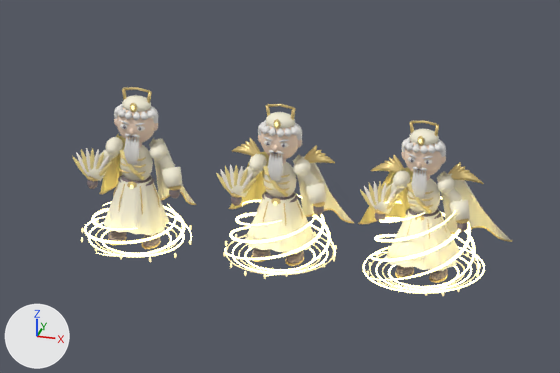
The Blender file assets/53.blend: old version first, new version second.
The view is the same before and after, from the file's camera 'Overview'. The lights are fixed; the arrows at lower left show +X, +Y and +Z. The older version comes first.

In view in the first picture: '53_T1_Spell_Geometry', '53_T1_Sun Immortal_Mesh', '53_T2_Spell_Geometry', '53_T2_Sun Immortal_Mesh', '53_T3_Spell_Geometry', '53_T3_Sun Immortal_Mesh'.
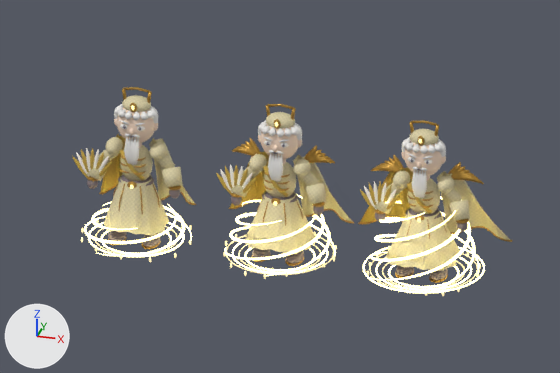
The change, as a list of edits to the scene's bpy script:
```text
Change mat_silk_f1e5b7:
    where n0 = _N.new('ShaderNodeBsdfPrincipled'); n0.name = 'Principled BSDF'
    remove n0.inputs[0].default_value = (0.945, 0.898, 0.718, 1.0)  # 'Base Color', pale yellow #f9f3dc
    add n2 = _N.new('ShaderNodeTexImage'); n2.name = 'Image Texture'
    add n2.image = img_weave_f1e5b7
    add n3 = _N.new('ShaderNodeTexImage'); n3.name = 'Image Texture.001'
    add n3.image = img_surface_normal_true
    add n4 = _N.new('ShaderNodeNormalMap'); n4.name = 'Normal Map'
    add n4.inputs[0].default_value = 0.28  # 'Strength'
    add _L.new(n2.outputs[0], n0.inputs[0])  # 'Color' to 'Base Color'
    add _L.new(n3.outputs[0], n4.inputs[1])  # 'Color' to 'Color'
    add _L.new(n4.outputs[0], n0.inputs[5])  # 'Normal' to 'Normal'
Change mat_accent_d8b448:
    where n0 = _N.new('ShaderNodeBsdfPrincipled'); n0.name = 'Principled BSDF'
    remove n0.inputs[0].default_value = (0.847, 0.706, 0.282, 1.0)  # 'Base Color', yellow #eddb91
    add n2 = _N.new('ShaderNodeTexImage'); n2.name = 'Image Texture'
    add n2.image = img_weave_d8b448
    add n3 = _N.new('ShaderNodeTexImage'); n3.name = 'Image Texture.001'
    add n3.image = img_surface_normal_true
    add n4 = _N.new('ShaderNodeNormalMap'); n4.name = 'Normal Map'
    add n4.inputs[0].default_value = 0.28  # 'Strength'
    add _L.new(n2.outputs[0], n0.inputs[0])  # 'Color' to 'Base Color'
    add _L.new(n3.outputs[0], n4.inputs[1])  # 'Color' to 'Color'
    add _L.new(n4.outputs[0], n0.inputs[5])  # 'Normal' to 'Normal'
Change mat_silk_f1e5b7_001:
    where n0 = _N.new('ShaderNodeBsdfPrincipled'); n0.name = 'Principled BSDF'
    remove n0.inputs[0].default_value = (0.945, 0.898, 0.718, 1.0)  # 'Base Color', pale yellow #f9f3dc
    add n2 = _N.new('ShaderNodeTexImage'); n2.name = 'Image Texture'
    add n2.image = img_weave_f1e5b7
    add n3 = _N.new('ShaderNodeTexImage'); n3.name = 'Image Texture.001'
    add n3.image = img_surface_normal_true
    add n4 = _N.new('ShaderNodeNormalMap'); n4.name = 'Normal Map'
    add n4.inputs[0].default_value = 0.28  # 'Strength'
    add _L.new(n2.outputs[0], n0.inputs[0])  # 'Color' to 'Base Color'
    add _L.new(n3.outputs[0], n4.inputs[1])  # 'Color' to 'Color'
    add _L.new(n4.outputs[0], n0.inputs[5])  # 'Normal' to 'Normal'
Change mat_accent_d8b448_001:
    where n0 = _N.new('ShaderNodeBsdfPrincipled'); n0.name = 'Principled BSDF'
    remove n0.inputs[0].default_value = (0.847, 0.706, 0.282, 1.0)  # 'Base Color', yellow #eddb91
    add n2 = _N.new('ShaderNodeTexImage'); n2.name = 'Image Texture'
    add n2.image = img_weave_d8b448
    add n3 = _N.new('ShaderNodeTexImage'); n3.name = 'Image Texture.001'
    add n3.image = img_surface_normal_true
    add n4 = _N.new('ShaderNodeNormalMap'); n4.name = 'Normal Map'
    add n4.inputs[0].default_value = 0.28  # 'Strength'
    add _L.new(n2.outputs[0], n0.inputs[0])  # 'Color' to 'Base Color'
    add _L.new(n3.outputs[0], n4.inputs[1])  # 'Color' to 'Color'
    add _L.new(n4.outputs[0], n0.inputs[5])  # 'Normal' to 'Normal'
Change mat_antique_gold_001:
    where n0 = _N.new('ShaderNodeBsdfPrincipled'); n0.name = 'Principled BSDF'
    remove n0.inputs[0].default_value = (0.788, 0.604, 0.247, 1.0)  # 'Base Color', yellow #e6cc88
    add n2 = _N.new('ShaderNodeTexImage'); n2.name = 'Image Texture'
    add n2.image = img_engraved_c99a3f
    add n3 = _N.new('ShaderNodeTexImage'); n3.name = 'Image Texture.001'
    add n3.image = img_surface_normal_false
    add n4 = _N.new('ShaderNodeNormalMap'); n4.name = 'Normal Map'
    add n4.inputs[0].default_value = 0.45  # 'Strength'
    add _L.new(n2.outputs[0], n0.inputs[0])  # 'Color' to 'Base Color'
    add _L.new(n3.outputs[0], n4.inputs[1])  # 'Color' to 'Color'
    add _L.new(n4.outputs[0], n0.inputs[5])  # 'Normal' to 'Normal'
Change mat_silk_f1e5b7_002:
    where n0 = _N.new('ShaderNodeBsdfPrincipled'); n0.name = 'Principled BSDF'
    remove n0.inputs[0].default_value = (0.945, 0.898, 0.718, 1.0)  # 'Base Color', pale yellow #f9f3dc
    add n2 = _N.new('ShaderNodeTexImage'); n2.name = 'Image Texture'
    add n2.image = img_weave_f1e5b7
    add n3 = _N.new('ShaderNodeTexImage'); n3.name = 'Image Texture.001'
    add n3.image = img_surface_normal_true
    add n4 = _N.new('ShaderNodeNormalMap'); n4.name = 'Normal Map'
    add n4.inputs[0].default_value = 0.28  # 'Strength'
    add _L.new(n2.outputs[0], n0.inputs[0])  # 'Color' to 'Base Color'
    add _L.new(n3.outputs[0], n4.inputs[1])  # 'Color' to 'Color'
    add _L.new(n4.outputs[0], n0.inputs[5])  # 'Normal' to 'Normal'
Change mat_accent_d8b448_002:
    where n0 = _N.new('ShaderNodeBsdfPrincipled'); n0.name = 'Principled BSDF'
    remove n0.inputs[0].default_value = (0.847, 0.706, 0.282, 1.0)  # 'Base Color', yellow #eddb91
    add n2 = _N.new('ShaderNodeTexImage'); n2.name = 'Image Texture'
    add n2.image = img_weave_d8b448
    add n3 = _N.new('ShaderNodeTexImage'); n3.name = 'Image Texture.001'
    add n3.image = img_surface_normal_true
    add n4 = _N.new('ShaderNodeNormalMap'); n4.name = 'Normal Map'
    add n4.inputs[0].default_value = 0.28  # 'Strength'
    add _L.new(n2.outputs[0], n0.inputs[0])  # 'Color' to 'Base Color'
    add _L.new(n3.outputs[0], n4.inputs[1])  # 'Color' to 'Color'
    add _L.new(n4.outputs[0], n0.inputs[5])  # 'Normal' to 'Normal'
Change mat_antique_gold_002:
    where n0 = _N.new('ShaderNodeBsdfPrincipled'); n0.name = 'Principled BSDF'
    remove n0.inputs[0].default_value = (0.788, 0.604, 0.247, 1.0)  # 'Base Color', yellow #e6cc88
    add n2 = _N.new('ShaderNodeTexImage'); n2.name = 'Image Texture'
    add n2.image = img_engraved_c99a3f
    add n3 = _N.new('ShaderNodeTexImage'); n3.name = 'Image Texture.001'
    add n3.image = img_surface_normal_false
    add n4 = _N.new('ShaderNodeNormalMap'); n4.name = 'Normal Map'
    add n4.inputs[0].default_value = 0.45  # 'Strength'
    add _L.new(n2.outputs[0], n0.inputs[0])  # 'Color' to 'Base Color'
    add _L.new(n3.outputs[0], n4.inputs[1])  # 'Color' to 'Color'
    add _L.new(n4.outputs[0], n0.inputs[5])  # 'Normal' to 'Normal'
```

Changed parts and their boxes (x1, y1, x2, y2) in the pictures (560 x 373 px):
'53_T3_Sun Immortal_Mesh', surface changed
    both: (358, 120, 512, 283)
'53_T2_Sun Immortal_Mesh', surface changed
    both: (216, 104, 354, 266)
'53_T1_Sun Immortal_Mesh', surface changed
    both: (72, 87, 196, 249)
